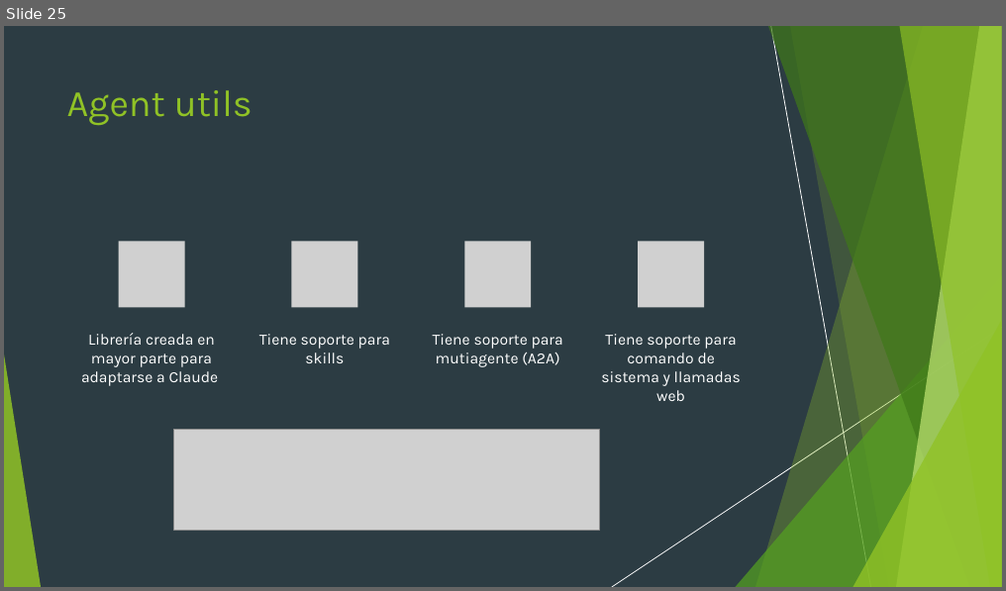
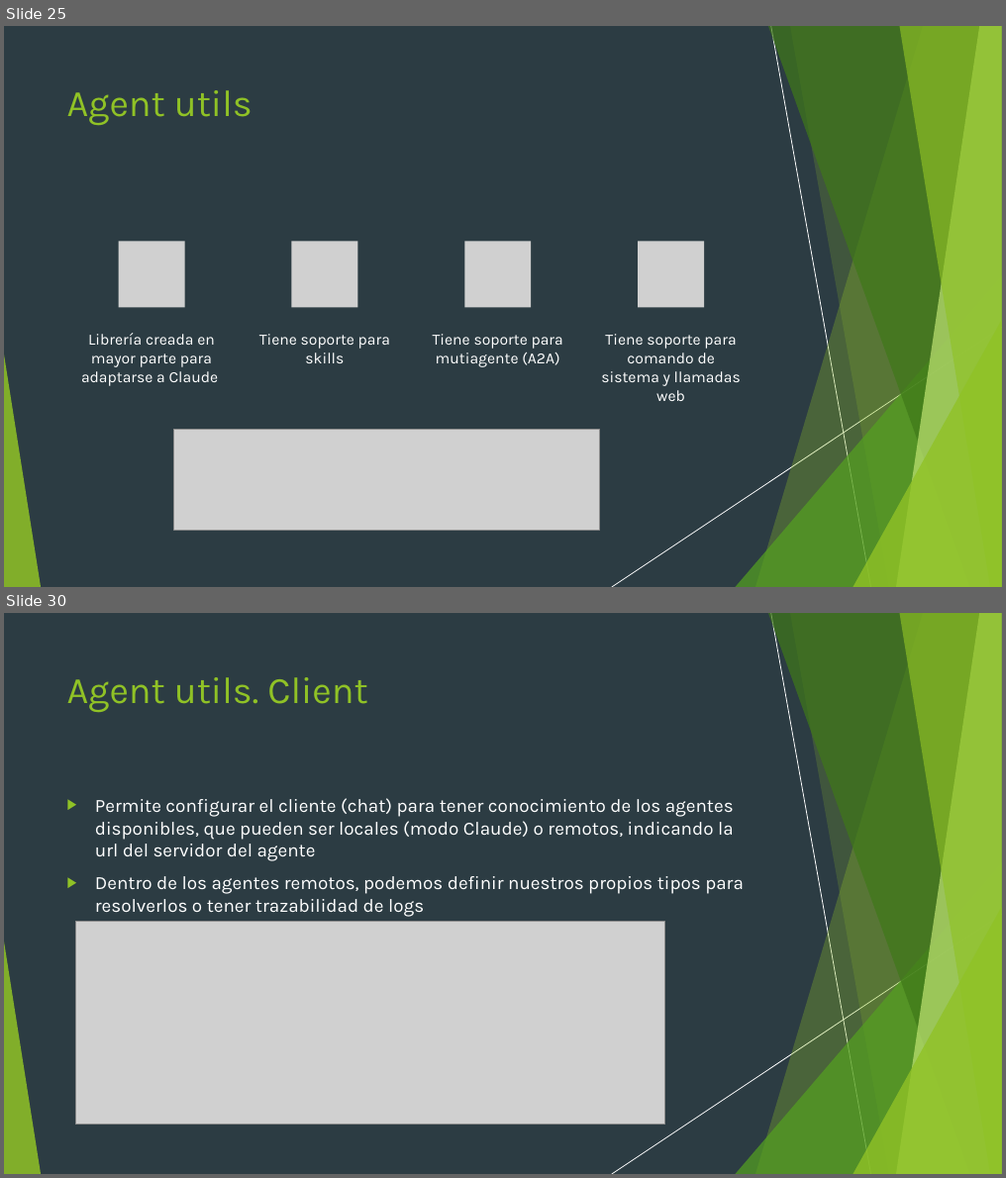
Before and after one commit to diegorufe/spring-ai-pocs, a slide deck: Presentación.pptx. Shown one above the other, each under a label of ours: slide 25 before the commit, slides 25 and 30 after it; the slides between them are not shown. The pictures are 1006x591 and 1006x1178 pixels, drawn with LibreOffice and Linux fonts; fonts in the diff are those of the drawing; grey boxes stand for pictures. Boxes give left, top, right and bottom in pixels: in the first picture for what was removed or moved away, otherwise in the second. Text is boxed around its words. In the diff, an @@ line names an element or a change of style, - is before the commit and + after.

Commit message:
feat: doc agent utils

```diff
--- a/Presentación.pptx
+++ b/Presentación.pptx
@@ slide 30 added at bbox=[4, 613, 1002, 1174], background #2C3C43; not listed: 10 template elements that a slide beside it also shows @@
@@ rectangle added at bbox=[4, 613, 1002, 1174], fill #2C3C43 @@
@@ title added at bbox=[67, 677, 367, 712], 36 pt, text #90C226 @@
+Agent utils. Client
@@ text added at bbox=[95, 798, 744, 917], 18 pt, text #FFFFFF @@
+▶ Permite configurar el cliente (chat) para tener conocimiento de los agentes disponibles, que pueden ser locales (modo Claude) o remotos, indicando la url del servidor del agente
+▶ Dentro de los agentes remotos, podemos definir nuestros propios tipos para resolverlos o tener trazabilidad de logs
@@ picture added at bbox=[75, 922, 665, 1124] @@
@@ group added at bbox=[4, 613, 1002, 1174]: 5 freeform shapes, 3 triangles, 2 lines @@
```
Also in this commit, not shown: 4 other slides added.
